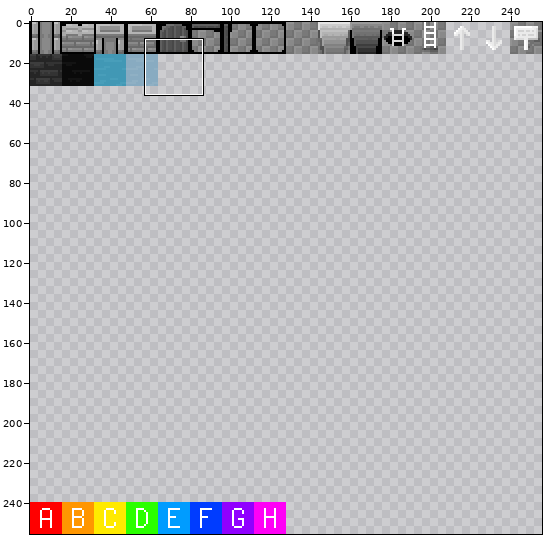
Sprite sheet, stored at src/main/resources/tiles.png. The picture above shows the old version from afar; the outline marks the close-up.
Close-up. Before the edit:
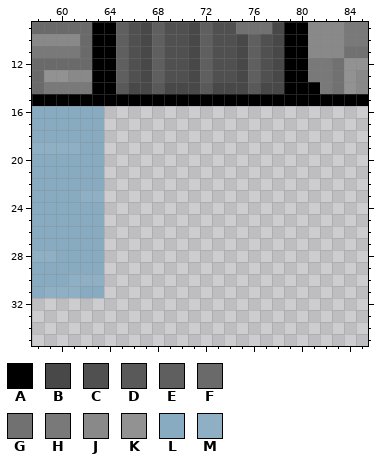
The file is 256x256 pixels. Colours within 5 levels of each other are drawn and written as one. Shown: x 58..85, y 9..35.
Palette (. is transparent): A #000000  B #484848  C #505050  D #595959  E #5f5f5f  F #6a6a6a  G #717171  H #797979  J #898989  K #929292  L #88abc1  M #8fb0c4
Pixels before, first column x 58:
 9 FFFFFAAECBECCBECCGGGBAAJJJHH
10 JJJJFAAECBECCBECCBECBAAJJJHH
11 HHHHFAAECBECCBECCBECBAAJJJGG
12 FFFFFAAECBECCBECCBECBAAHHGKK
13 FKKJJAAECBECCBECCBECBAAHHGKJ
14 FHHHHAADBBDBBBDBBBDBBAAAHGKJ
15 AAAAAAAAAAAAAAAAAAAAAAAAAAAA
16 LLLLLL......................
17 LLLLLL......................
18 LLLLLL......................
19 MMMMLL......................
20 LLLLLL......................
21 LLLLLL......................
22 LLLLLL......................
23 LLLLMM......................
24 LLLLLL......................
25 LLLLLL......................
26 LLLLLL......................
27 LLLLLL......................
28 MMLLLL......................
29 LLLLLL......................
30 LLLMMM......................
31 LMMMLL......................
After:
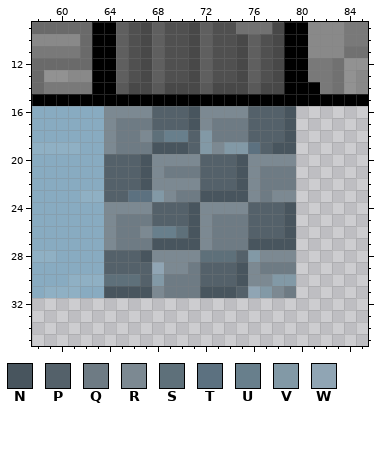
Colours new in this view: N #48555e  P #54616a  Q #6e7b84  R #7c8992  S #5e707a  T #5c7180  U #687f8c  V #8299a6  W #90a5b4
What changed:
Changed rows in their new state; - is an unchanged pixel.
first column x 64:
16 RRRRPPPNRRRRPPPN
17 RQQQPPPNRQQQPPPN
18 RQQRSUUPVQQQPPPN
19 RQQQNNNPVRVVTPNN
20 PPPNRRRRPPPNRRRR
21 PPPNRQQQPPPNRQQQ
22 PPPNRRRRPPPNRQQQ
23 PPTTVRQQNNNNRQRR
24 RRRRPPPNRRRRPPPN
25 RQQQPPPNRQQQPPPN
26 RQQRUUSNRQQQPPPN
27 RQQQNNNNRQQQNNNN
28 PPPNRRRRSSSPVRRR
29 PPPPWRRQPPPNRQQQ
30 SSSPVQQQPPPNRRVV
31 NNNNRQQQNNNPWVRQ
